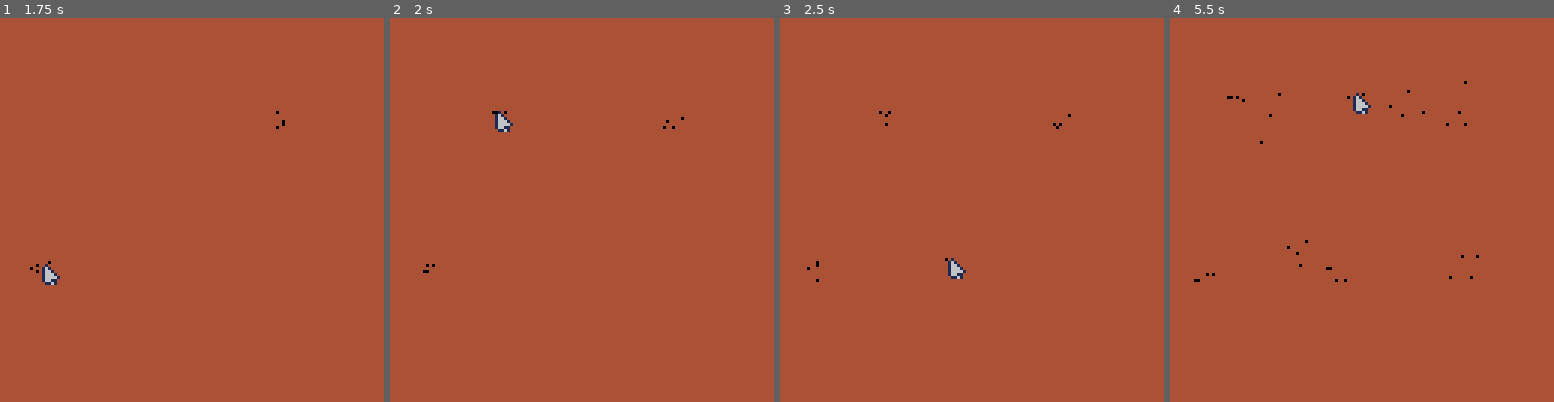
Above: before the commit, frames 1-4 (left to right).
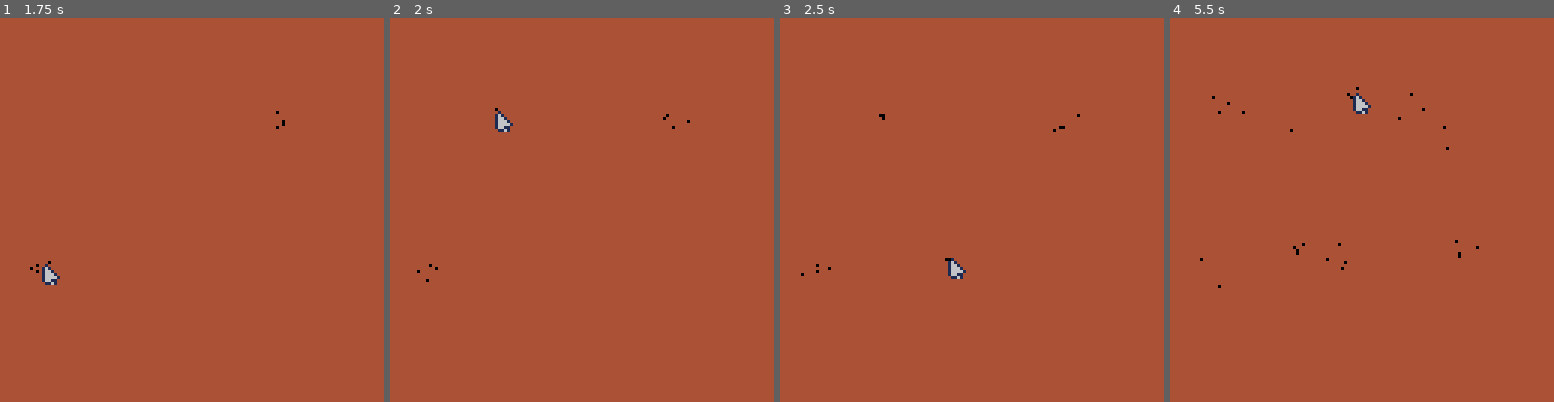
Above: after the commit, the same moments.

Repository: towercity/pico-8
Game: PICO-8 cartridge ants.p8
Same seed, same stepped clock (60 frames per second), same inputs: the game is played once before the commit and once after it.
Inputs (mouse positions are in pixels of both pictures, inside the frame that each line leads up to):
- Up to frame 1 (1.75 s): click (280, 121) at 0.67 s; click (46, 267) at 1.22 s
- Up to frame 2 (2 s): click (497, 114) at 1.77 s
- Up to frame 3 (2.5 s): click (952, 259) at 2.32 s
- Up to frame 4 (5.5 s): click (1404, 106) at 2.87 s; click (1465, 256) at 3.42 s; click (1231, 102) at 3.97 s; click (1292, 248) at 4.52 s; click (1354, 94) at 5.07 s

Frame 1 is identical in both runs. In frame 2, 0.1% of the frame differs, in the area x 7-79%, y 23-69%; in frame 3, 0.1%; in frame 4, 0.4%, in the area x 6-81%, y 16-71%.

Commit message:
Add death

Diff:
--- a/ants.p8
+++ b/ants.p8
@@ -30,6 +30,7 @@
  --how itis now :/
  --if(2==click)
 
+ ants_age()
 	ants_move()
 end
 -->8
@@ -58,7 +59,7 @@
 end
 
 function ants_add(x,y)
-	ants[#ants+1]={x=x,y=y}
+	ants[#ants+1]={x=x,y=y,age=0}
 end
 
 function ants_loop(func)
@@ -96,8 +97,23 @@
 	ant.y=loop_screen(ant.y)
 end
 
-
-
+function ants_age()
+	ants_loop(
+	function(ant)
+		-- basic rand change to die
+		if(ant) then
+			local dead=
+				flr(rnd(1000-ant.age))
+			if(0==dead) then
+				del(ants,ant)
+				sfx(1,-1)
+			else
+				ant.age = ant.age+1
+			end
+		end
+	end
+	)
+end
 -->8
 -- screen helpers
 
@@ -107,6 +123,10 @@
 
 	return pos
 end
+-->8
+--food
+
+
 __gfx__
 00000000010000000000000000000000000000000000000000000000000000000000000000000000000000000000000000000000000000000000000000000000
 00000000161000000000000000000000000000000000000000000000000000000000000000000000000000000000000000000000000000000000000000000000
Not shown, changed: the sound effects (__sfx__) section of ants.p8
